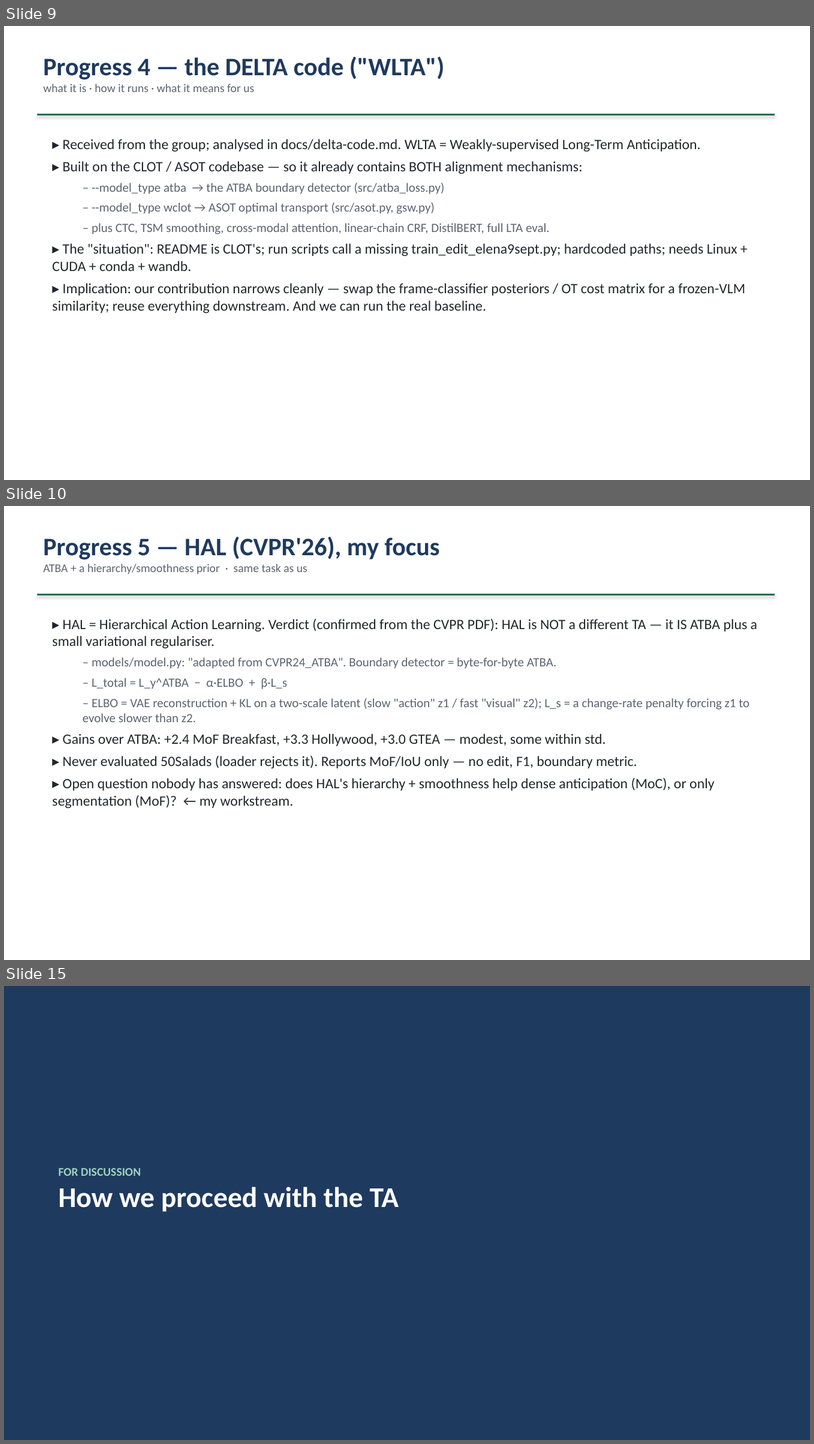
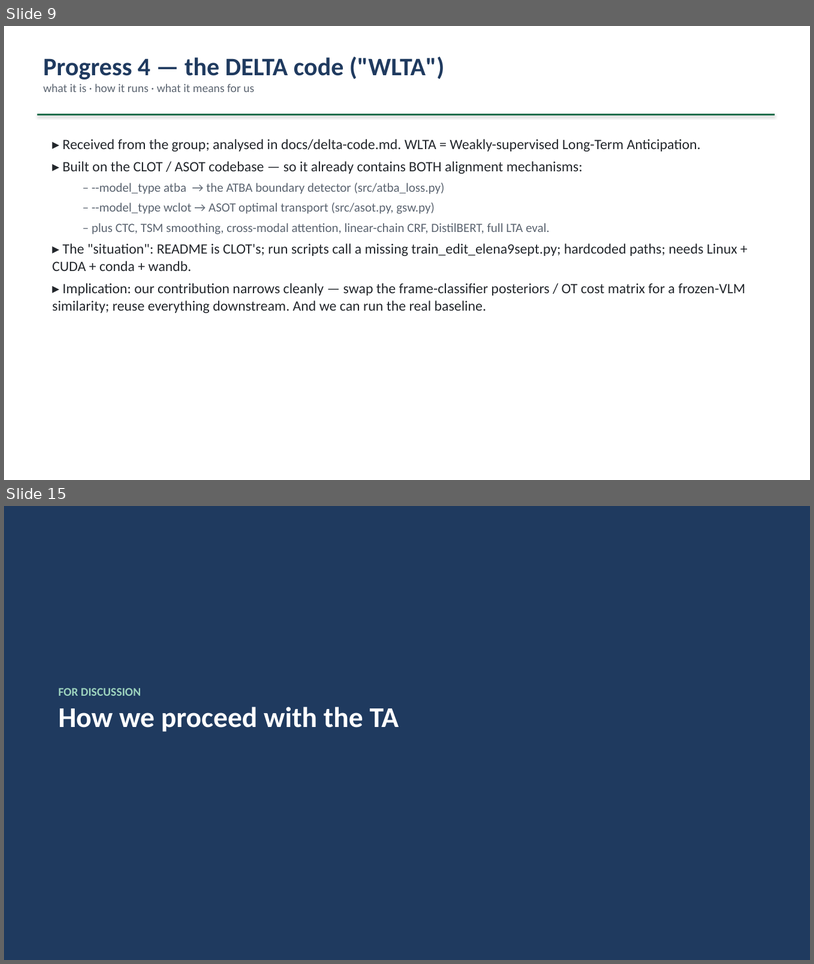
Before and after one commit to epayaslii/DELTA, a slide deck: slides/DELTA_progress_Mariella.pptx. Shown one above the other, each under a label of ours: slides 9, 10 and 15 before the commit, slides 9 and 15 after it; the slides between them are not shown. The pictures are 814x1444 and 814x964 pixels, drawn with LibreOffice and Linux fonts; fonts in the diff are those of the drawing. Boxes give left, top, right and bottom in pixels: in the first picture for what was removed or moved away, otherwise in the second. Text is boxed around its words. In the diff, an @@ line names an element or a change of style, - is before the commit and + after.

Commit message:
Pivot HAL -> MASRA in progress deck and baselines doc
Supervisor requires a VLM-based TA with no segmentation-based approach, so
HAL is dropped as a workstream (kept as a baseline number only). New split:
Eliz -> MASRA (MLLM train-time LRCA/ESTA regulariser on InternVideo2
transcript x frame similarity, plan M1-M7), co-intern -> CVA.

- slides/make_deck.py + .pptx: 21 slides reworked for the pivot (framing,
  VLM-alignment literature, workstream split, MASRA M1-M7 plan, sequencing,
  questions).
- docs/baselines-hal-cva.md: scope-update banner, MASRA analysis section,
  genuine transcript->video aligner refs, rewritten workstream split; old
  HAL plan retained as record-only.

```diff
--- a/slides/DELTA_progress_Mariella.pptx
+++ b/slides/DELTA_progress_Mariella.pptx
@@ slide 10 removed at (4,506,810,960), background #FFFFFF @@
@@ text removed at (43,537,440,574) @@
-Progress 5 — HAL (CVPR'26), my focus
-ATBA + a hierarchy/smoothness prior · same task as us
@@ rectangle removed at (37,594,776,595) @@
@@ text removed at (52,619,758,808) @@
-▸ HAL = Hierarchical Action Learning. Verdict (confirmed from the CVPR PDF): HAL is NOT a different TA — it IS ATBA plus a small variational regulariser.
-  – models/model.py: "adapted from CVPR24_ATBA". Boundary detector = byte-for-byte ATBA.
-  – L_total = L_y^ATBA − α·ELBO + β·L_s
-  – ELBO = VAE reconstruction + KL on a two-scale latent (slow "action" z1 / fast "visual" z2); L_s = a change-rate penalty forcing z1 to evolve slower than z2.
-▸ Gains over ATBA: +2.4 MoF Breakfast, +3.3 Hollywood, +3.0 GTEA — modest, some within std.
-▸ Never evaluated 50Salads (loader rejects it). Reports MoF/IoU only — no edit, F1, boundary metric.
-▸ Open question nobody has answered: does HAL's hierarchy + smoothness help dense anticipation (MoC), or only segmentation (MoF)? ← my workstream.
```
Also in this commit, not shown: 12 slides changed, 1 slide added, 2 other files.
